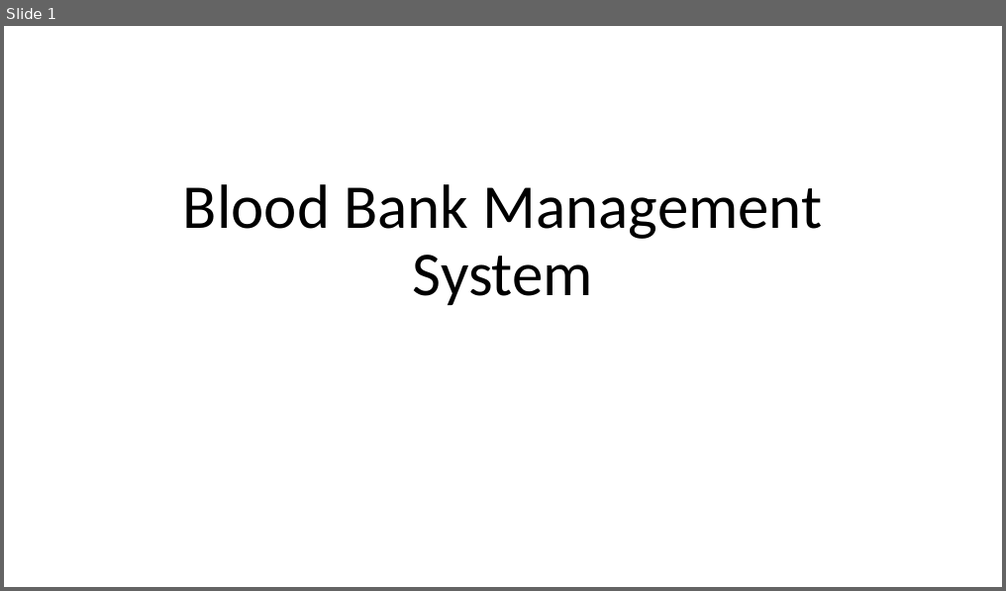
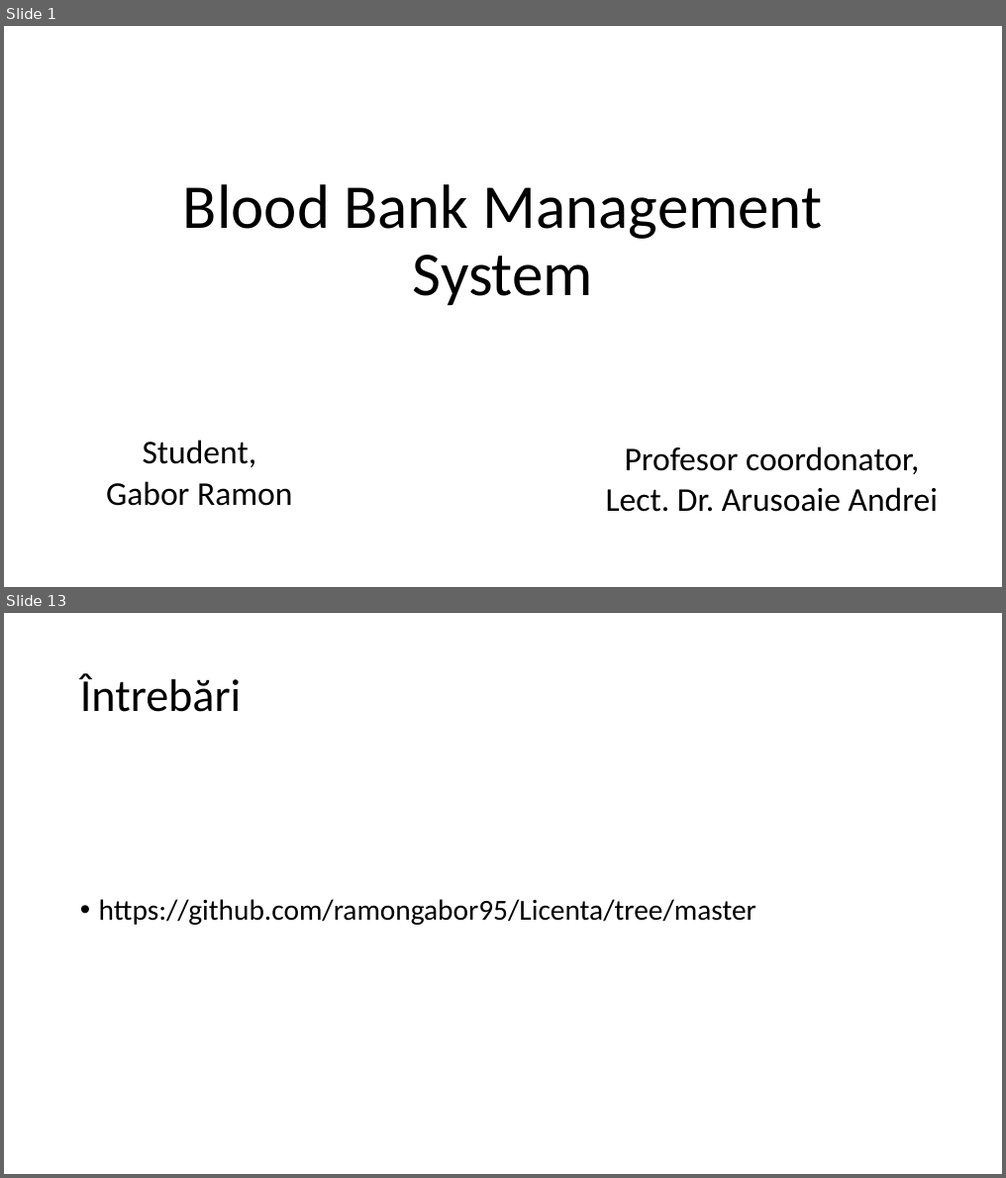
Before and after one commit to ramongabor95/Licenta, a slide deck: Licenta-Ramon Gabor.pptx. Shown one above the other, each under a label of ours: slide 1 before the commit, slides 1 and 13 after it; the slides between them are not shown. The pictures are 1006x591 and 1006x1178 pixels, drawn with LibreOffice and Linux fonts; fonts in the diff are those of the drawing. Boxes give left, top, right and bottom in pixels: in the first picture for what was removed or moved away, otherwise in the second. Text is boxed around its words. In the diff, an @@ line names an element or a change of style, - is before the commit and + after.

```diff
--- a/Licenta-Ramon Gabor.pptx
+++ b/Licenta-Ramon Gabor.pptx
@@ slide 13 added at bbox=[4, 613, 1002, 1174], background #FFFFFF @@
@@ title added at bbox=[80, 673, 241, 712], 44 pt, text #000000 @@
+Întrebări
@@ text added at bbox=[99, 899, 756, 925], 28 pt, text #000000 @@
+• https://github.com/ramongabor95/Licenta/tree/master
@@ slide 1 changed as well @@
@@ subtitle added at bbox=[106, 440, 293, 506], 32 pt, text #000000 @@
+Student,
+Gabor Ramon
@@ text added at bbox=[606, 447, 938, 512], 32 pt, text #000000 @@
+Profesor coordonator,
+Lect. Dr. Arusoaie Andrei
```
Also in this commit, not shown: 11 other slides added.
